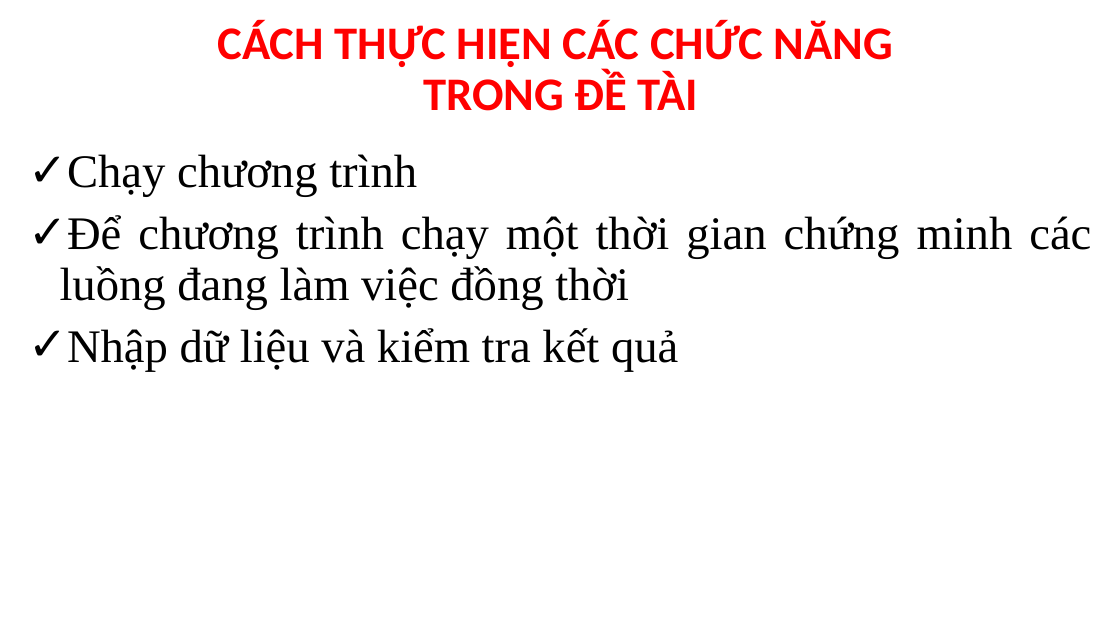
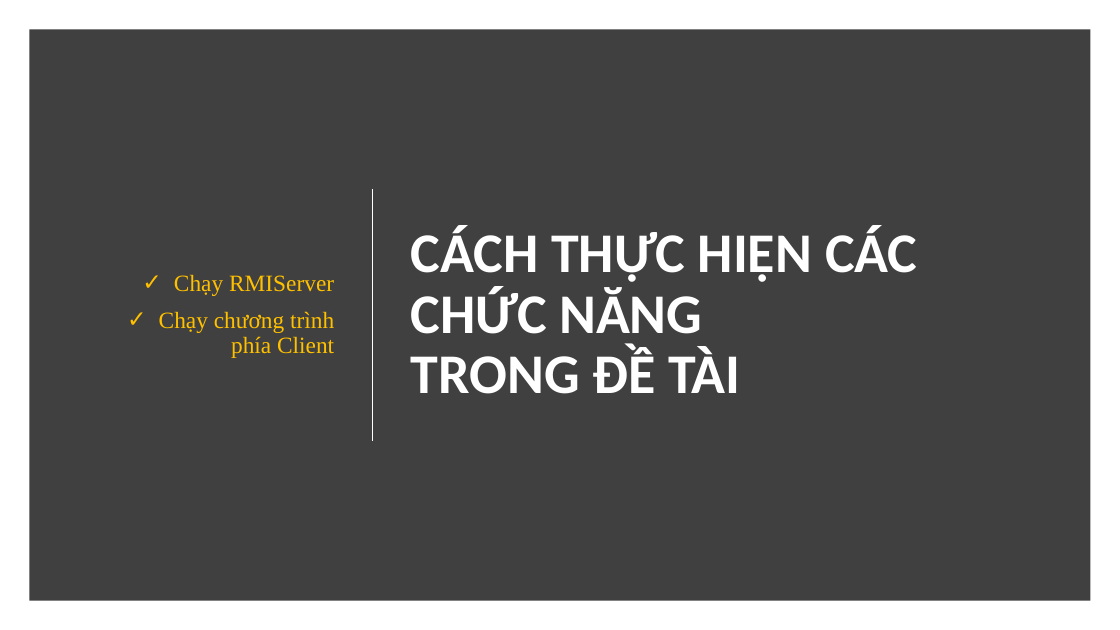
Before and after one commit to brucelee7/exam, a slide deck: slide 16 of SLIDE BAO CAO DE TAI.pptx (slide 10 before the commit). Drawn at 1120x630 pixels with LibreOffice and Linux fonts; fonts in the diff are those of the drawing. Boxes give left, top, right and bottom in pixels: in the first picture for what was removed or moved away, otherwise in the second. Text is boxed around its words. In the diff, an @@ line names an element or a change of style, - is before the commit and + after.

```diff
--- a/SLIDE BAO CAO DE TAI.pptx
+++ b/SLIDE BAO CAO DE TAI.pptx
@@ rectangle added at (29, 29, 1091, 601), fill #404040 @@
@@ subtitle "Chạy RMIServer" at (159, 275, 334, 358): vertical alignment top to middle @@
@@ title "CÁCH THỰC HIỆN CÁC CHỨC ...": place and size @@
-title "CÁCH THỰC HIỆN CÁC CHỨC ..." at (218, 20, 893, 111)
+title "CÁCH THỰC HIỆN CÁC CHỨC ..." at (411, 225, 917, 394)
@@ title "CÁCH THỰC HIỆN CÁC CHỨC ..." at (411, 225, 917, 394): size 40 to 48 pt, text colour #FF0000 to #FFFFFF; alignment centre to left; vertical alignment bottom to middle @@
@@ line added from (373, 189) to (373, 441), #FFFFFF 1.5 pt @@
@@ subtitle at (159, 275, 334, 358): text changed; size 40 to 20 pt; text colour #000000 to #FFC000 @@
-✓ Chạy chương trình
-✓ Để chương trình chạy một thời gian chứng minh các luồng đang làm việc đồng thời
-✓ Nhập dữ liệu và kiểm tra kết quả
+✓ Chạy RMIServer
+✓ Chạy chương trình phía Client
```
Also in this commit, not shown: 3 other slides changed, 19 slides added, 7 slides removed.
